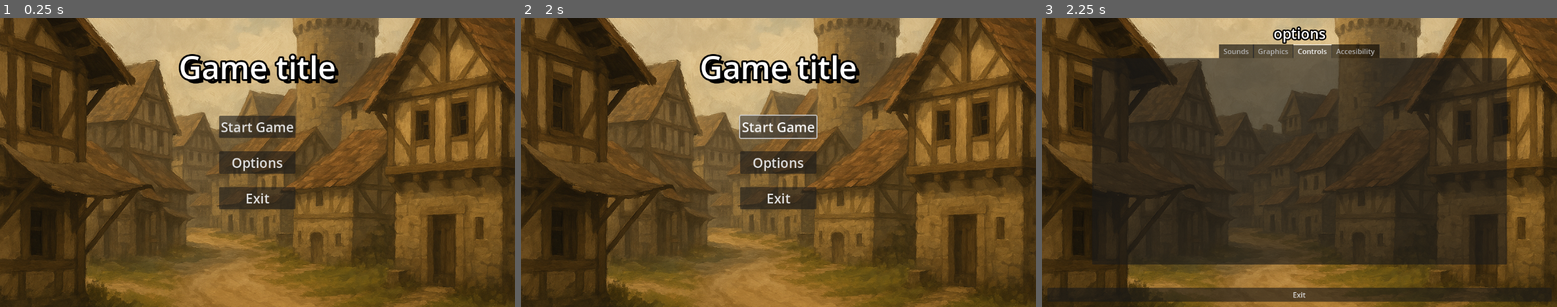
Above: before the commit, frames 1-3 (left to right).
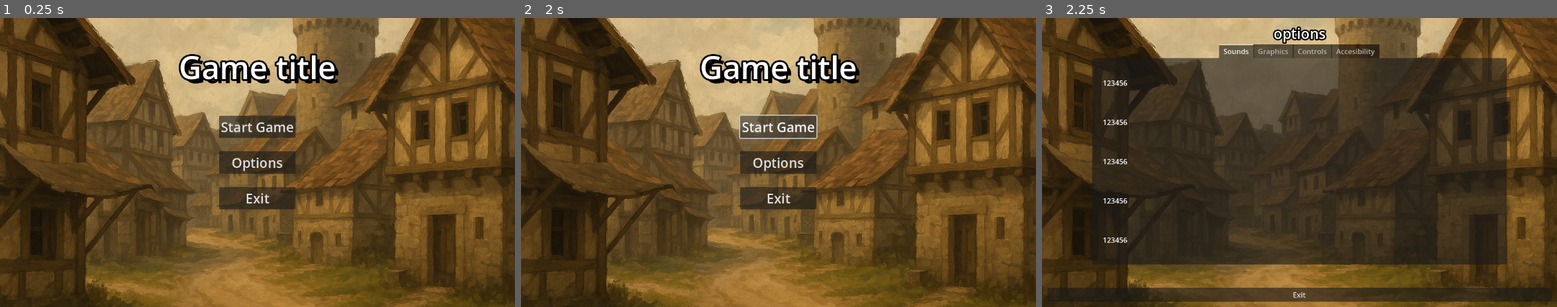
Above: after the commit, the same moments.

Repository: Kelvinbex2/Proyecto_final
Game: Godot game, scene res://scene/ui/main_menu.tscn
The game is run twice, just before and just after one commit, with the same random seed, the same clock (stepped at 60 frames per second) and the same inputs.
Inputs:
- Up to frame 1 (0.25 s): no input
- Up to frame 2 (2 s): click "Start Game" at 0.5 s; click "Start Game" at 1.25 s
- Up to frame 3 (2.25 s): click "Options" at 2 s

Frames 1-2 are identical in both runs. In frame 3, 0.4% of the frame differs, in the area x 11-57%, y 9-78%.

Commit message:
option setting hotkeys implemented

Diff:
--- a/proyexto_final/project.godot
+++ b/proyexto_final/project.godot
@@ -15,6 +15,28 @@
 config/features=PackedStringArray("4.4", "GL Compatibility")
 config/icon="res://icon.svg"
 
+[input]
+
+move_left={
+"deadzone": 0.2,
+"events": [Object(InputEventKey,"resource_local_to_scene":false,"resource_name":"","device":0,"window_id":0,"alt_pressed":false,"shift_pressed":false,"ctrl_pressed":false,"meta_pressed":false,"pressed":false,"keycode":0,"physical_keycode":4194319,"key_label":0,"unicode":0,"location":0,"echo":false,"script":null)
+, null, Object(InputEventKey,"resource_local_to_scene":false,"resource_name":"","device":0,"window_id":0,"alt_pressed":false,"shift_pressed":false,"ctrl_pressed":false,"meta_pressed":false,"pressed":false,"keycode":0,"physical_keycode":65,"key_label":0,"unicode":0,"location":0,"echo":false,"script":null)
+]
+}
+move_right={
+"deadzone": 0.2,
+"events": [Object(InputEventKey,"resource_local_to_scene":false,"resource_name":"","device":0,"window_id":0,"alt_pressed":false,"shift_pressed":false,"ctrl_pressed":false,"meta_pressed":false,"pressed":false,"keycode":0,"physical_keycode":4194321,"key_label":0,"unicode":0,"location":0,"echo":false,"script":null)
+, Object(InputEventKey,"resource_local_to_scene":false,"resource_name":"","device":0,"window_id":0,"alt_pressed":false,"shift_pressed":false,"ctrl_pressed":false,"meta_pressed":false,"pressed":false,"keycode":0,"physical_keycode":68,"key_label":0,"unicode":0,"location":0,"echo":false,"script":null)
+]
+}
+jump_up={
+"deadzone": 0.2,
+"events": [Object(InputEventKey,"resource_local_to_scene":false,"resource_name":"","device":0,"window_id":0,"alt_pressed":false,"shift_pressed":false,"ctrl_pressed":false,"meta_pressed":false,"pressed":false,"keycode":0,"physical_keycode":87,"key_label":0,"unicode":0,"location":0,"echo":false,"script":null)
+, Object(InputEventKey,"resource_local_to_scene":false,"resource_name":"","device":0,"window_id":0,"alt_pressed":false,"shift_pressed":false,"ctrl_pressed":false,"meta_pressed":false,"pressed":false,"keycode":0,"physical_keycode":32,"key_label":0,"unicode":0,"location":0,"echo":false,"script":null)
+, Object(InputEventKey,"resource_local_to_scene":false,"resource_name":"","device":0,"window_id":0,"alt_pressed":false,"shift_pressed":false,"ctrl_pressed":false,"meta_pressed":false,"pressed":false,"keycode":0,"physical_keycode":4194320,"key_label":0,"unicode":0,"location":0,"echo":false,"script":null)
+]
+}
+
 [rendering]
 
 renderer/rendering_method="gl_compatibility"
--- /dev/null
+++ b/proyexto_final/scene/ui/option_menu/hot_key_button.tscn
@@ -0,0 +1,43 @@
+[gd_scene load_steps=2 format=3 uid="uid://b43rw8w8u0q2p"]
+
+[ext_resource type="Script" uid="uid://c30bqhotichvh" path="res://scene/ui/script_ui/hot_key_button.gd" id="1_64x5e"]
+
+[node name="hotKey_button" type="Control" groups=["hotkey_button"]]
+layout_mode = 3
+anchors_preset = 15
+anchor_right = 1.0
+anchor_bottom = 1.0
+grow_horizontal = 2
+grow_vertical = 2
+script = ExtResource("1_64x5e")
+
+[node name="HBoxContainer" type="HBoxContainer" parent="."]
+layout_mode = 1
+anchors_preset = 4
+anchor_top = 0.5
+anchor_bottom = 0.5
+offset_top = -11.5
+offset_right = 21.0
+offset_bottom = 11.5
+grow_vertical = 2
+alignment = 1
+
+[node name="Label" type="Label" parent="HBoxContainer"]
+custom_minimum_size = Vector2(450, 28)
+layout_mode = 2
+theme_override_font_sizes/font_size = 23
+text = "Action"
+vertical_alignment = 1
+
+[node name="VSeparator" type="VSeparator" parent="HBoxContainer"]
+layout_mode = 2
+size_flags_horizontal = 3
+theme_override_constants/separation = 200
+
+[node name="Button" type="Button" parent="HBoxContainer"]
+custom_minimum_size = Vector2(170, 0)
+layout_mode = 2
+toggle_mode = true
+text = "Action_key"
+
+[connection signal="toggled" from="HBoxContainer/Button" to="." method="_on_button_toggled"]
--- a/proyexto_final/scene/ui/option_menu/setting_con.tscn
+++ b/proyexto_final/scene/ui/option_menu/setting_con.tscn
@@ -1,4 +1,6 @@
-[gd_scene load_steps=2 format=3 uid="uid://bobpnselo58tr"]
+[gd_scene load_steps=3 format=3 uid="uid://bobpnselo58tr"]
+
+[ext_resource type="PackedScene" uid="uid://b43rw8w8u0q2p" path="res://scene/ui/option_menu/hot_key_button.tscn" id="1_0apct"]
 
 [sub_resource type="StyleBoxEmpty" id="StyleBoxEmpty_ueeni"]
 
@@ -22,10 +24,9 @@
 grow_horizontal = 2
 grow_vertical = 2
 tab_alignment = 1
-current_tab = 2
+current_tab = 0
 
 [node name="Sounds" type="TabBar" parent="TabContainer"]
-visible = false
 layout_mode = 2
 metadata/_tab_index = 0
 
@@ -109,6 +110,7 @@
 text = "123456"
 
 [node name="Controls" type="TabBar" parent="TabContainer"]
+visible = false
 layout_mode = 2
 metadata/_tab_index = 2
 
@@ -129,15 +131,27 @@
 
 [node name="VBoxContainer" type="VBoxContainer" parent="TabContainer/Controls/MarginContainer/ScrollContainer"]
 layout_mode = 2
+theme_override_constants/separation = 64
 
 [node name="HSeparator" type="HSeparator" parent="TabContainer/Controls/MarginContainer/ScrollContainer/VBoxContainer"]
 layout_mode = 2
-theme_override_constants/separation = 30
+theme_override_constants/separation = 12
 theme_override_styles/separator = SubResource("StyleBoxEmpty_ueeni")
+
+[node name="hotKey_button" parent="TabContainer/Controls/MarginContainer/ScrollContainer/VBoxContainer" instance=ExtResource("1_0apct")]
+layout_mode = 2
+
+[node name="hotKey_button2" parent="TabContainer/Controls/MarginContainer/ScrollContainer/VBoxContainer" instance=ExtResource("1_0apct")]
+layout_mode = 2
+action_name = "move_right"
+
+[node name="hotKey_button5" parent="TabContainer/Controls/MarginContainer/ScrollContainer/VBoxContainer" instance=ExtResource("1_0apct")]
+layout_mode = 2
+action_name = "jump_up"
 
 [node name="HSeparator2" type="HSeparator" parent="TabContainer/Controls/MarginContainer/ScrollContainer/VBoxContainer"]
 layout_mode = 2
-theme_override_constants/separation = 30
+theme_override_constants/separation = 12
 theme_override_styles/separator = SubResource("StyleBoxEmpty_ueeni")
 
 [node name="Accesibility" type="TabBar" parent="TabContainer"]
--- /dev/null
+++ b/proyexto_final/scene/ui/script_ui/hot_key_button.gd
@@ -0,0 +1,65 @@
+class_name Hotkey
+extends Control
+
+@onready var label: Label = $HBoxContainer/Label
+@onready var button: Button = $HBoxContainer/Button
+
+@export var action_name : String = "move_left"
+
+
+func _ready() -> void:
+	set_process_unhandled_key_input(false)
+	set_action_name()
+	set_text_for_key()
+
+
+
+func set_action_name() -> void:
+	label.text = "Unassigned"
+
+	match  action_name:
+		"move_left":
+			label.text = "Move Left"
+		"move_right":
+			label.text = "Move Right"
+		"jump_up":
+			label.text = "Jump up"
+
+func set_text_for_key() -> void:
+	var action_events = InputMap.action_get_events(action_name)
+	var action_event = action_events[0]
+	var action_keycode = OS.get_keycode_string(action_event.physical_keycode)
+
+	button.text = "%s" % action_keycode
+
+
+func _on_button_toggled(button_pressed: bool) -> void:
+	if button_pressed:
+		button.text = "Press a key"
+		set_process_unhandled_key_input(button_pressed)
+
+		for i in get_tree().get_nodes_in_group("hotkey_button"):
+			if i.action_name != self.action_name:
+				i.button.toggle_mode = false
+				i.set_process_unhandled_key_input(false)
+	else:
+		for i in get_tree().get_nodes_in_group("hotkey_button"):
+			if i.action_name != self.action_name:
+				i.button.toggle_mode = true
+				i.set_process_unhandled_key_input(false)
+
+		set_text_for_key()
+
+
+func _unhandled_key_input(event: InputEvent) -> void:
+	_rebind_key(event)
+	button.button_pressed = false
+
+
+func _rebind_key(event) -> void:
+	InputMap.action_erase_events(action_name)
+	InputMap.action_add_event(action_name,event)
+
+	set_process_unhandled_input(false)
+	set_text_for_key()
+	set_action_name()
--- a/proyexto_final/scene/ui/script_ui/main_menu.gd
+++ b/proyexto_final/scene/ui/script_ui/main_menu.gd
@@ -1,10 +1,10 @@
-class_name main_menu
+class_name MainMenu
 extends Control
 @onready var btn_start: Button = $MarginContainer/hboxButton/VBoxContainer/btnStart
 @onready var btn_exit: Button = $MarginContainer/hboxButton/VBoxContainer/btnExit
 @onready var btn_opcion: Button = $MarginContainer/hboxButton/VBoxContainer/btnOpcion
 #@onready var start_game : PackedScene = preload()
-@onready var option_menus: option_menu = $option_menu
+@onready var option_menus: OptionMenu = $option_menu
 @onready var margin_container: MarginContainer = $MarginContainer
 
 
--- a/proyexto_final/scene/ui/script_ui/option_menu.gd
+++ b/proyexto_final/scene/ui/script_ui/option_menu.gd
@@ -1,4 +1,4 @@
-class_name option_menu
+class_name OptionMenu
 extends Control
 @onready var btn_exit: Button = $MarginContainer/VBoxContainer/btnExit
 
Not shown, added: proyexto_final/scene/ui/script_ui/hot_key_button.gd.uid
